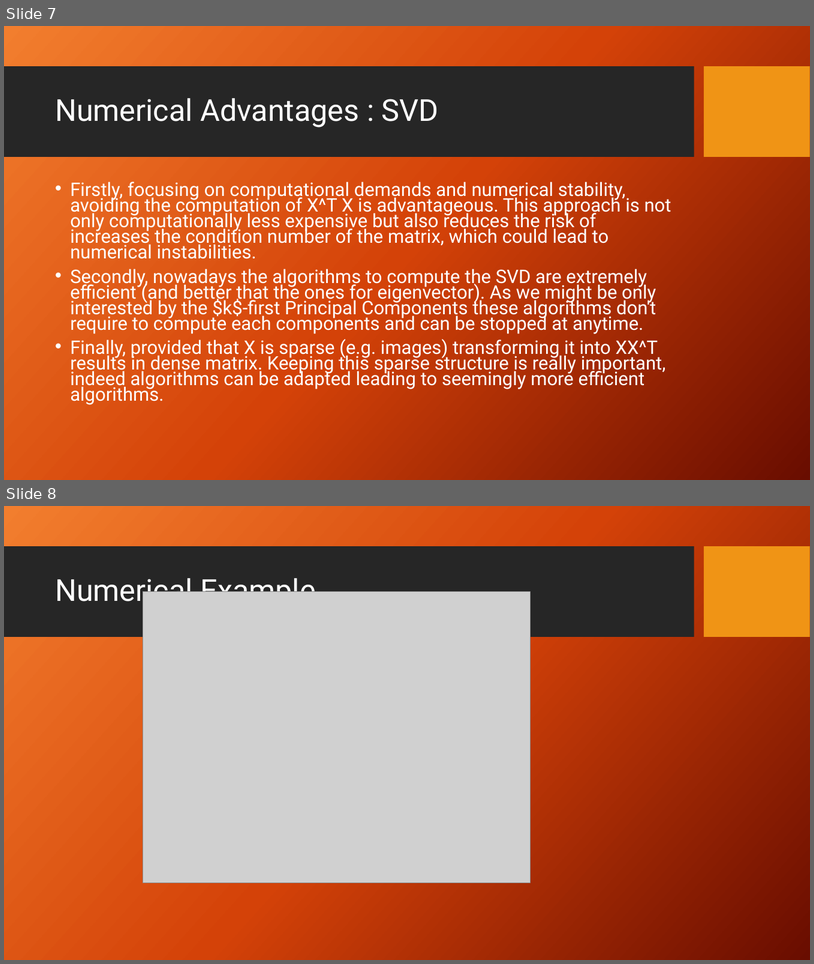
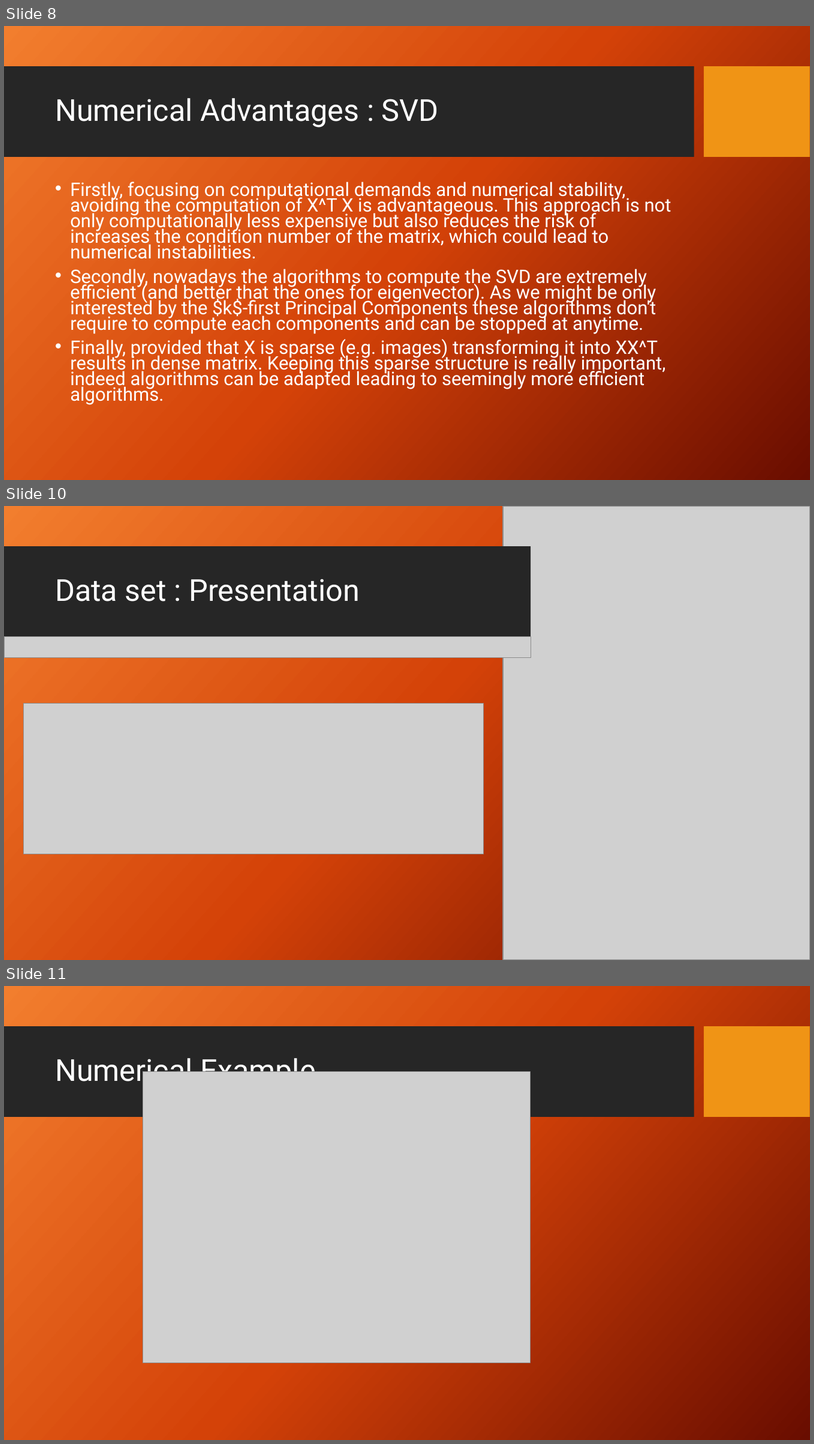
Before and after one commit to TheoHanon/Matrix-Computation, a slide deck: PCA-presentation.pptx. Shown one above the other, each under a label of ours: slides 7 and 8 before the commit, slides 8, 10 and 11 after it; the slides between them are not shown. The pictures are 814x964 and 814x1444 pixels, drawn with LibreOffice and Linux fonts; fonts in the diff are those of the drawing; grey boxes stand for pictures; background and template pictures are left out. Boxes give left, top, right and bottom in pixels: in the first picture for what was removed or moved away, otherwise in the second. Text is boxed around its words. In the diff, an @@ line names an element or a change of style, - is before the commit and + after.

```diff
--- a/PCA-presentation.pptx
+++ b/PCA-presentation.pptx
@@ slide 10 added at bbox=[4, 506, 810, 960], background picture (left out); not listed: 2 template elements that a slide beside it also shows @@
@@ rectangle added at bbox=[4, 506, 810, 960], fill gradient #F18031 to #D54209 to #6A0D00 @@
@@ picture added at bbox=[503, 506, 810, 960] @@
@@ rectangle added at bbox=[4, 547, 531, 637], fill #262626 @@
@@ title added at bbox=[55, 579, 360, 601], 36 pt, text #FFFFFF @@
+Data set : Presentation
@@ picture added at bbox=[4, 636, 531, 657] @@
@@ picture added at bbox=[23, 703, 484, 854] @@
@@ what was slide 7 is now slide 8 @@
@@ what was slide 8 is now slide 11 @@
```
Also in this commit, not shown: 2 slides changed, 3 other slides added, 2 other files.
